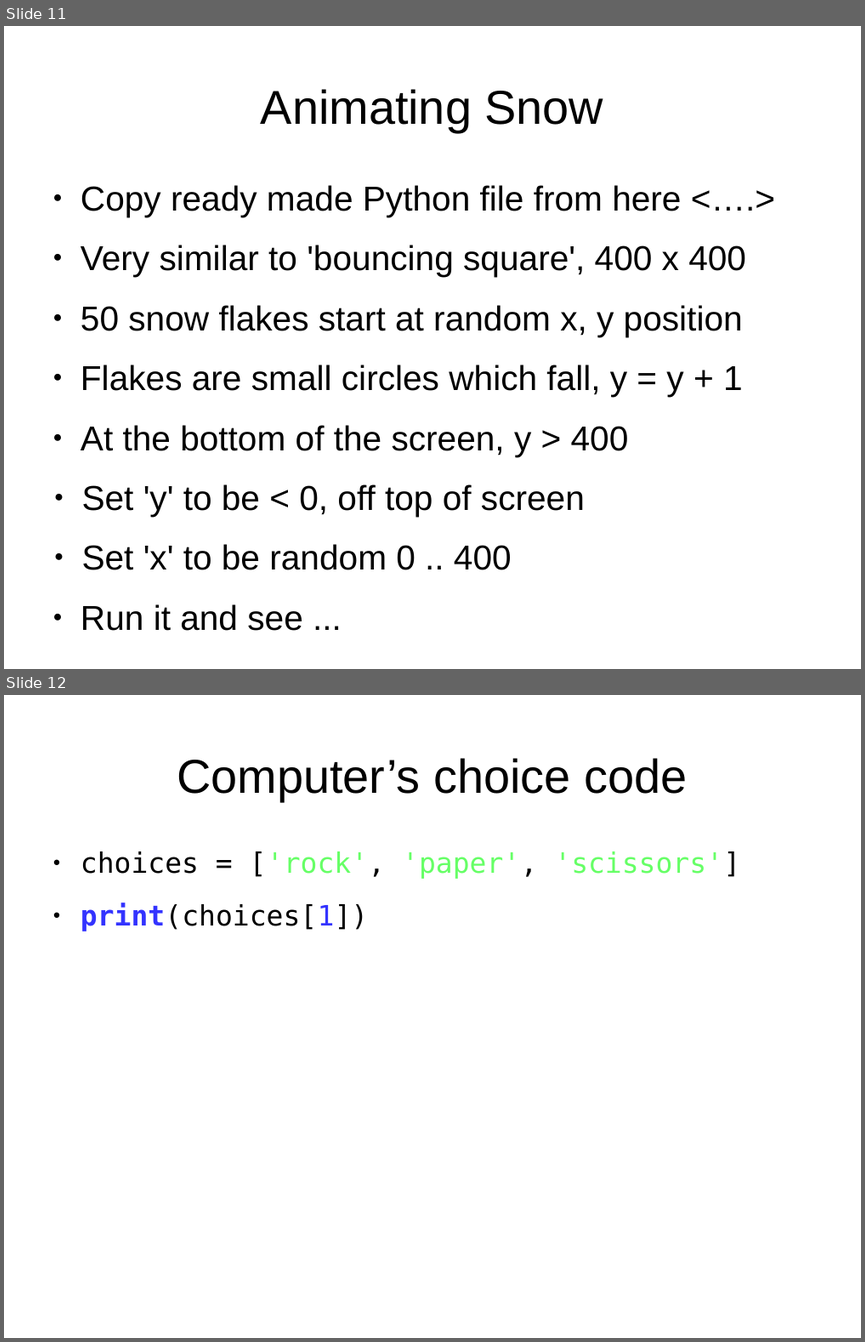
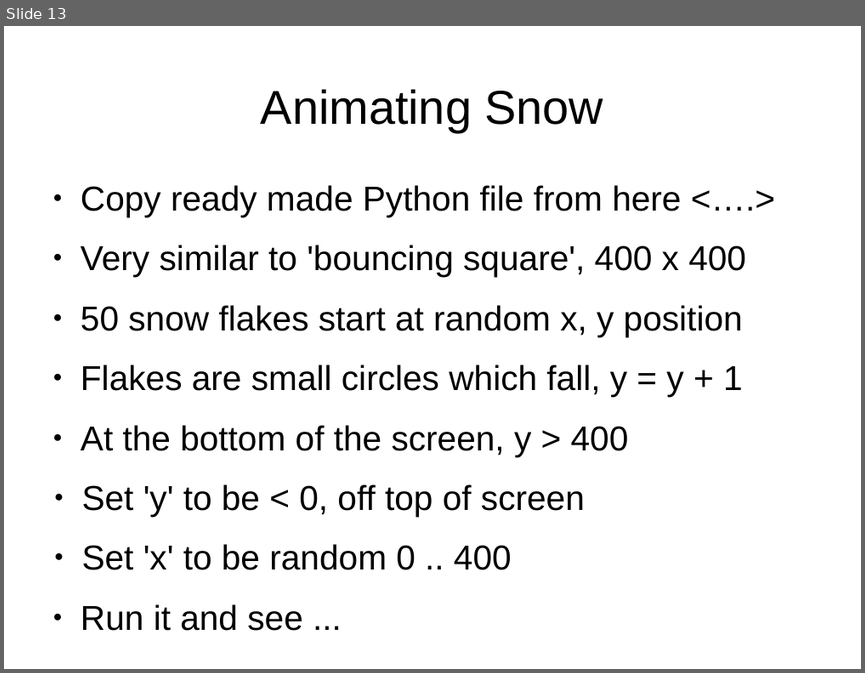
Before and after one commit to timzhood/python-rock, a slide deck: docs/bouncing_rectangle.odp. Shown one above the other, each under a label of ours: slides 11 and 12 before the commit, slide 13 after it. The pictures are 865x1342 and 865x673 pixels, drawn with LibreOffice and Linux fonts; fonts in the diff are those of the drawing. Boxes give left, top, right and bottom in pixels: in the first picture for what was removed or moved away, otherwise in the second. Text is boxed around its words. In the diff, an @@ line names an element or a change of style, - is before the commit and + after.

```diff
--- a/docs/bouncing_rectangle.odp
+++ b/docs/bouncing_rectangle.odp
@@ slide 12 removed at [4, 695, 861, 1338], background #FFFFFF @@
@@ text removed at [177, 758, 687, 801] @@
-Computer’s choice code
@@ text removed at [80, 851, 740, 930] @@
-● choices = ['rock', 'paper', 'scissors']
-● print(choices[1])
@@ what was slide 11 is now slide 13 @@
```
Also in this commit, not shown: 2 slides added, 17 other slides removed, 2 other files.
